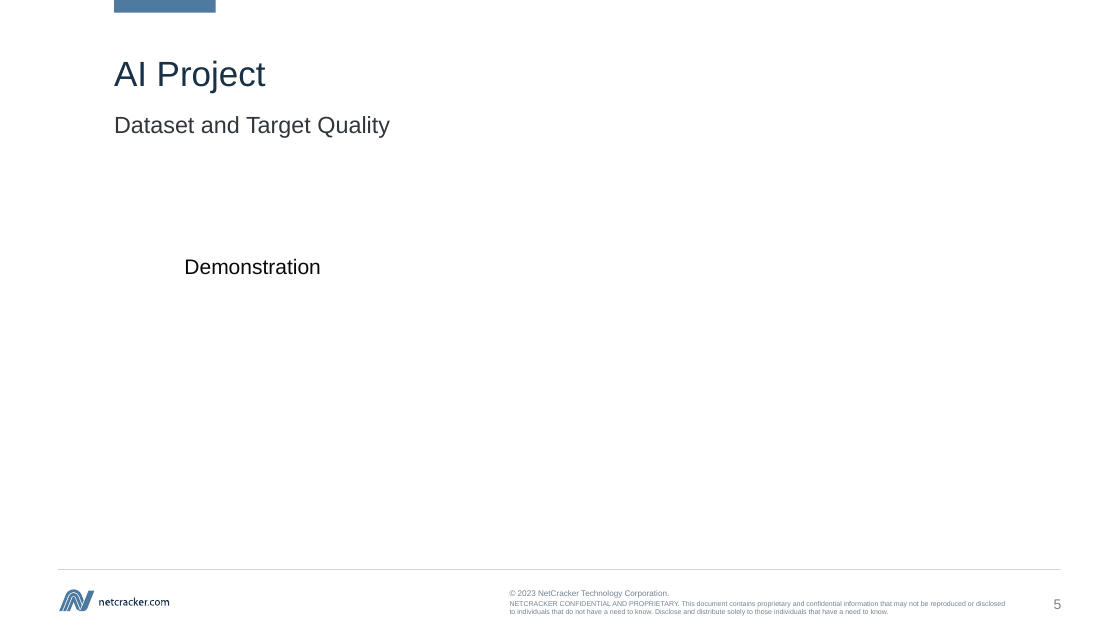
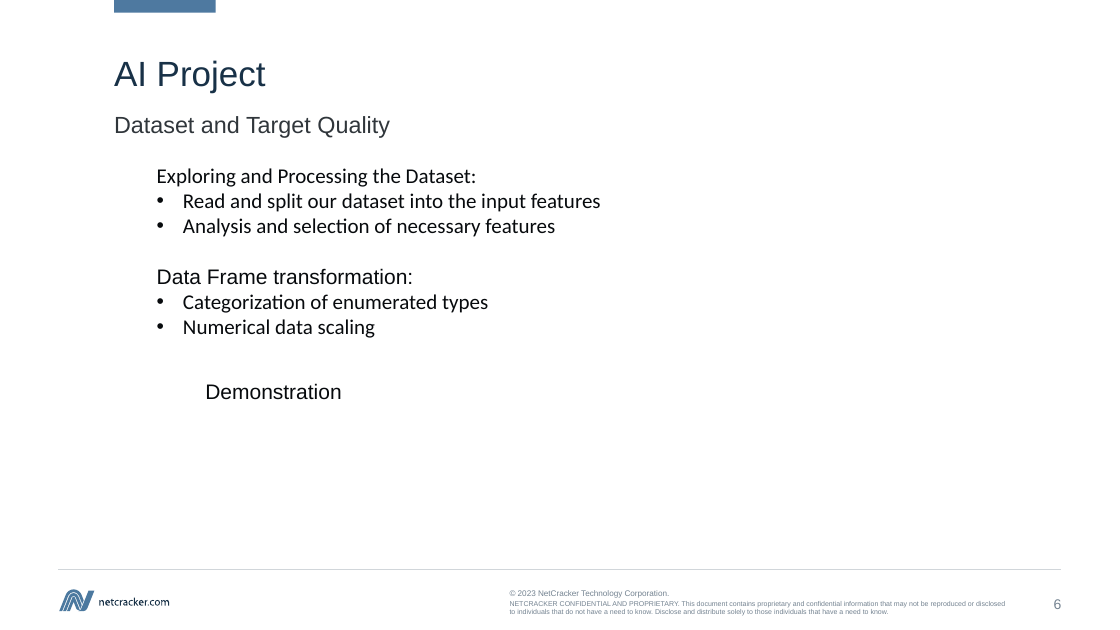
Before and after one commit to kvoloshenko/CLA, a slide deck: slide 6 of CLA_AI_01_en.pptx (slide 5 before the commit). Drawn at 1120x630 pixels with LibreOffice and Linux fonts; fonts in the diff are those of the drawing. Boxes give left, top, right and bottom in pixels: in the first picture for what was removed or moved away, otherwise in the second. Text is boxed around its words. In the diff, an @@ line names an element or a change of style, - is before the commit and + after.

```diff
--- a/CLA_AI_01_en.pptx
+++ b/CLA_AI_01_en.pptx
@@ text added at (157, 168, 601, 338), 18 pt, text #070A0D @@
+Exploring and Processing the Dataset:
+• Read and split our dataset into the input features
+• Analysis and selection of necessary features
+Data Frame transformation:
+• Categorization of enumerated types
+• Numerical data scaling
@@ text "Demonstration": place and size @@
-text "Demonstration" at (184, 258, 320, 275)
+text "Demonstration" at (205, 383, 341, 400)
@@ page number at (1054, 599, 1062, 609): text changed @@
-5
+6
```
Also in this commit, not shown: 1 other slide changed, 1 other file.
